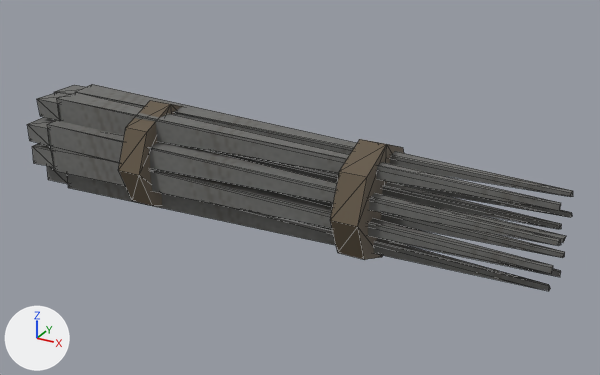
The glTF model blender/exports/rustic/needle_bundle.glb as it was, and as the next commit left it.
One viewpoint serves both versions: a camera (50 mm lens) standing at (0.567, -0.951, 0.546) and looking at (0.036, 0.014, 0.064). Every picture has the same lights, and +X, +Y and +Z are marked at lower left. The older version comes first. Mesh edges are drawn as thin lines. Vertices at exactly the same position are counted once.

The older version as bpy lines, for what is in view:
```python
me_needlebundle = bpy.data.meshes.new('NeedleBundle')
me_needlebundle.from_pydata(...)  # 192 vertices, 296 faces; spans x -0.436..0.395, y -0.063..0.105, z -0.029..0.139
# faces by material slot: [240, 56]
me_needlebundle.materials.append(mat_rustic_metal)  # picture img_rustic_metal
me_needlebundle.materials.append(mat_twine)  # brown #615442
ob_needlebundle = bpy.data.objects.new('NeedleBundle', me_needlebundle)
ob_needlebundle.location = (0.021, -0.021, 0.021)
```
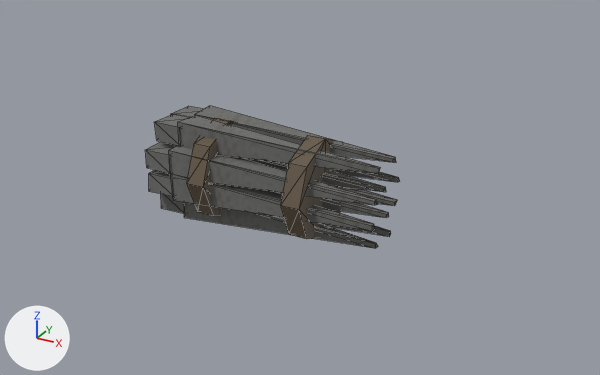
Diff of the bpy script that builds the scene:
```diff
--- a/blender/exports/rustic/needle_bundle.glb.py
+++ b/blender/exports/rustic/needle_bundle.glb.py
@@ me_needlebundle @@
 # used by ob_needlebundle; location = (0.021, -0.021, 0.021)
-me_needlebundle.from_pydata(...)  # 192 vertices, 296 faces; spans x -0.436..0.395, y -0.063..0.105, z -0.029..0.139
+me_needlebundle.from_pydata(...)  # 192 vertices, 296 faces; spans x -0.201..0.16, y -0.055..0.097, z -0.022..0.131
+# me_needlebundle part 1: the loose piece of 8 vertices spanning x -0.385..0.386, y -0.021..0.02, z -0.021..0.02 is scaled about its middle by (0.396, 1, 1)
+# me_needlebundle part 2: the loose piece of 8 vertices spanning x -0.427..-0.382, y -0.023..0.023, z -0.015..0.015 is moved by (0.232, 0.0, 0.0)
+# me_needlebundle part 3: the loose piece of 8 vertices spanning x -0.39..0.39, y 0.021..0.064, z -0.022..0.021 is scaled about its middle by (0.399, 1, 1)
+# me_needlebundle part 4: the loose piece of 8 vertices spanning x -0.39..0.39, y -0.043..0.0, z 0.015..0.059 is scaled about its middle by (0.4, 1, 1)
+# me_needlebundle part 5: the loose piece of 8 vertices spanning x -0.432..-0.387, y -0.044..0.002, z 0.021..0.051 is moved by (0.234, 0.0, 0.0)
+# me_needlebundle part 6: the loose piece of 8 vertices spanning x -0.394..0.394, y 0.0..0.042, z 0.015..0.057 is scaled about its middle by (0.402, 1, 1)
+# me_needlebundle part 7: the loose piece of 8 vertices spanning x -0.386..0.386, y 0.041..0.083, z 0.015..0.058 is scaled about its middle by (0.396, 1, 1)
+# me_needlebundle part 8: the loose piece of 8 vertices spanning x -0.394..0.395, y -0.042..0.001, z 0.052..0.095 is scaled about its middle by (0.402, 1, 1)
+# me_needlebundle part 9: the loose piece of 8 vertices spanning x -0.436..-0.39, y -0.045..0.002, z 0.058..0.088 is moved by (0.235, 0.0, 0.0)
+# me_needlebundle part 10: the loose piece of 8 vertices spanning x -0.386..0.386, y -0.001..0.043, z 0.051..0.095 is scaled about its middle by (0.397, 1, 1)
+# me_needlebundle part 11: the loose piece of 8 vertices spanning x -0.39..0.39, y 0.042..0.085, z 0.051..0.095 is scaled about its middle by (0.399, 1, 1)
+# me_needlebundle part 12: the loose piece of 8 vertices spanning x -0.386..0.386, y -0.022..0.021, z 0.088..0.131 is scaled about its middle by (0.397, 1, 1)
+# me_needlebundle part 13: the loose piece of 8 vertices spanning x -0.427..-0.382, y -0.024..0.024, z 0.094..0.125 is moved by (0.232, 0.0, 0.0)
+# me_needlebundle part 14: the loose piece of 8 vertices spanning x -0.39..0.39, y 0.021..0.064, z 0.089..0.131 is scaled about its middle by (0.399, 1, 1)
+# me_needlebundle part 15: the loose piece of 8 vertices spanning x -0.431..-0.386, y 0.019..0.065, z 0.095..0.124 is moved by (0.234, 0.0, 0.0)
+# me_needlebundle part 16: the loose piece of 16 vertices spanning x -0.237..-0.197, y -0.063..0.105, z -0.029..0.139 is scaled about its middle by (0.714, 0.9, 0.9), then moved by (0.112, 0.0, 0.0)
+# me_needlebundle part 17: the loose piece of 16 vertices spanning x 0.113..0.153, y -0.063..0.105, z -0.029..0.139 is scaled about its middle by (0.714, 0.9, 0.9), then moved by (-0.084, 0.0, 0.0)
+# other edits to the shape of me_needlebundle do not show in these pictures
 me_needlebundle.materials.append(mat_rustic_metal)
```

Boxes [x1, y1, x2, y2] around the edits, measured in the pictures (600 x 375 px; the box of a moved part takes in the faces that stretch with it):
'NeedleBundle', reshaped (53% narrower, 31% shorter): before [27, 84, 573, 291]; after [145, 106, 400, 248]
part 1 of me_needlebundle, moved or reshaped: before [68, 174, 550, 291]; after [184, 202, 378, 248]
part 2 of me_needlebundle, moved or reshaped: before [47, 166, 69, 184]; after [161, 194, 185, 214]
part 3 of me_needlebundle, moved or reshaped: before [386, 239, 561, 277]; after [329, 224, 391, 237]
part 4 of me_needlebundle, moved or reshaped: before [50, 146, 553, 274]; after [170, 173, 375, 231]
part 5 of me_needlebundle, moved or reshaped: before [32, 143, 55, 167]; after [149, 170, 174, 196]
part 6 of me_needlebundle, moved or reshaped: before [277, 192, 565, 258]; after [273, 191, 389, 218]
part 7 of me_needlebundle, moved or reshaped: before [430, 206, 566, 243]; after [337, 186, 397, 206]
part 8 of me_needlebundle, moved or reshaped: before [47, 120, 561, 246]; after [169, 145, 378, 205]
part 9 of me_needlebundle, moved or reshaped: before [27, 117, 55, 146]; after [145, 141, 177, 174]
part 10 of me_needlebundle, moved or reshaped: before [202, 149, 562, 229]; after [245, 158, 386, 192]
part 11 of me_needlebundle, moved or reshaped: before [395, 183, 572, 217]; after [336, 169, 400, 182]
part 12 of me_needlebundle, moved or reshaped: before [57, 92, 561, 211]; after [178, 115, 380, 174]
part 13 of me_needlebundle, moved or reshaped: before [37, 92, 70, 121]; after [154, 115, 192, 146]
part 14 of me_needlebundle, moved or reshaped: before [75, 84, 573, 197]; after [195, 106, 396, 162]
part 15 of me_needlebundle, moved or reshaped (mostly hidden): before [54, 85, 84, 94]; after [171, 106, 203, 116]
part 16 of me_needlebundle, moved or reshaped: before [119, 100, 183, 206]; after [187, 118, 234, 216]
part 17 of me_needlebundle, moved or reshaped: before [330, 139, 404, 260]; after [281, 135, 341, 239]
